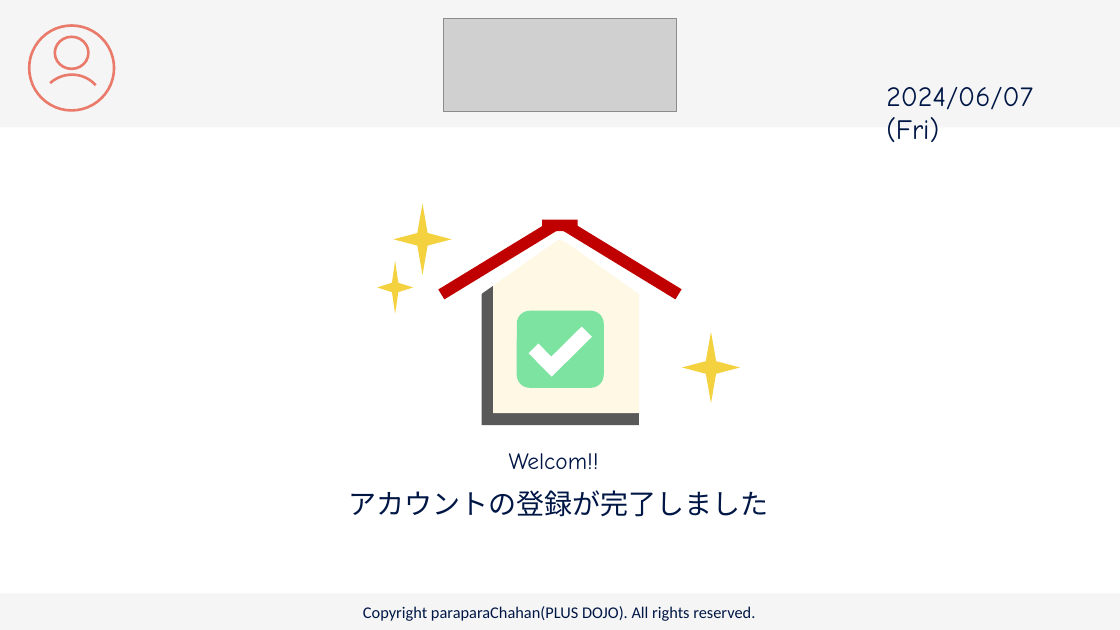
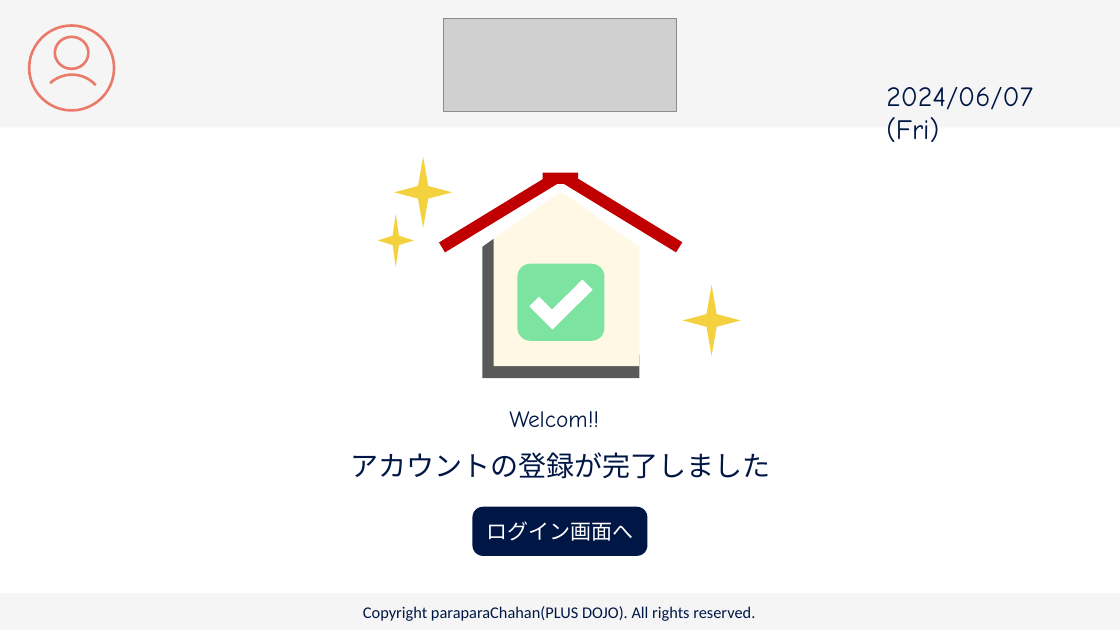
Before and after one commit to plusdojo2024/C2, a slide deck: slide 10 of doc/13_外部設計/famiLink 画面デザイン.pptx. Drawn at 1120x630 pixels with LibreOffice and Linux fonts; fonts in the diff are those of the drawing; grey boxes stand for pictures. Boxes give left, top, right and bottom in pixels: in the first picture for what was removed or moved away, otherwise in the second. Text is boxed around its words. In the diff, an @@ line names an element or a change of style, - is before the commit and + after.

```diff
--- a/doc/13_外部設計/famiLink 画面デザイン.pptx
+++ b/doc/13_外部設計/famiLink 画面デザイン.pptx
@@ 6 triangles, 4 rectangles, 3 stars, 2 corners, 1 rounded rectangle moved together from (x1=377, y1=203, x2=740, y2=425) to (x1=378, y1=156, x2=741, y2=378) @@
@@ text "Welcom!!" moved from (x1=509, y1=453, x2=599, y2=469) to (x1=509, y1=411, x2=599, y2=427) @@
@@ text "アカウントの登録が完了しました" moved from (x1=349, y1=490, x2=769, y2=517) to (x1=350, y1=452, x2=770, y2=479) @@
@@ rounded rectangle added at (x1=472, y1=507, x2=647, y2=556), fill #001746, 18 pt, text #FFFFFF @@
+ログイン画面へ
```
Also in this commit, not shown: 1 other slide changed.
